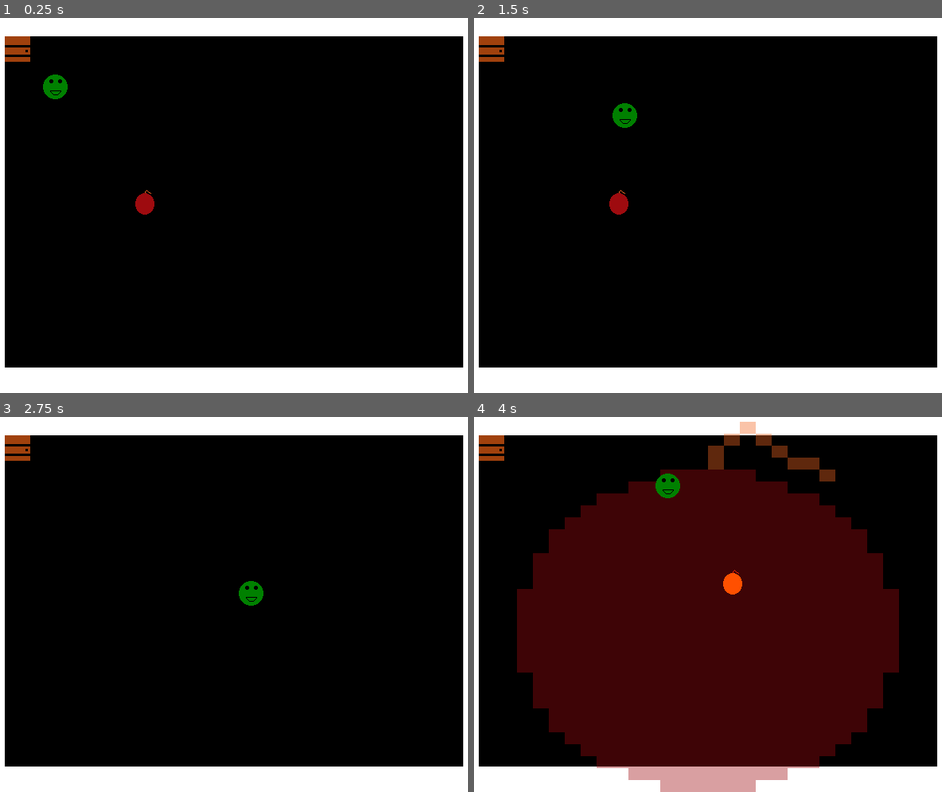
Above: before the commit, frames 1-4 (two rows, left to right).
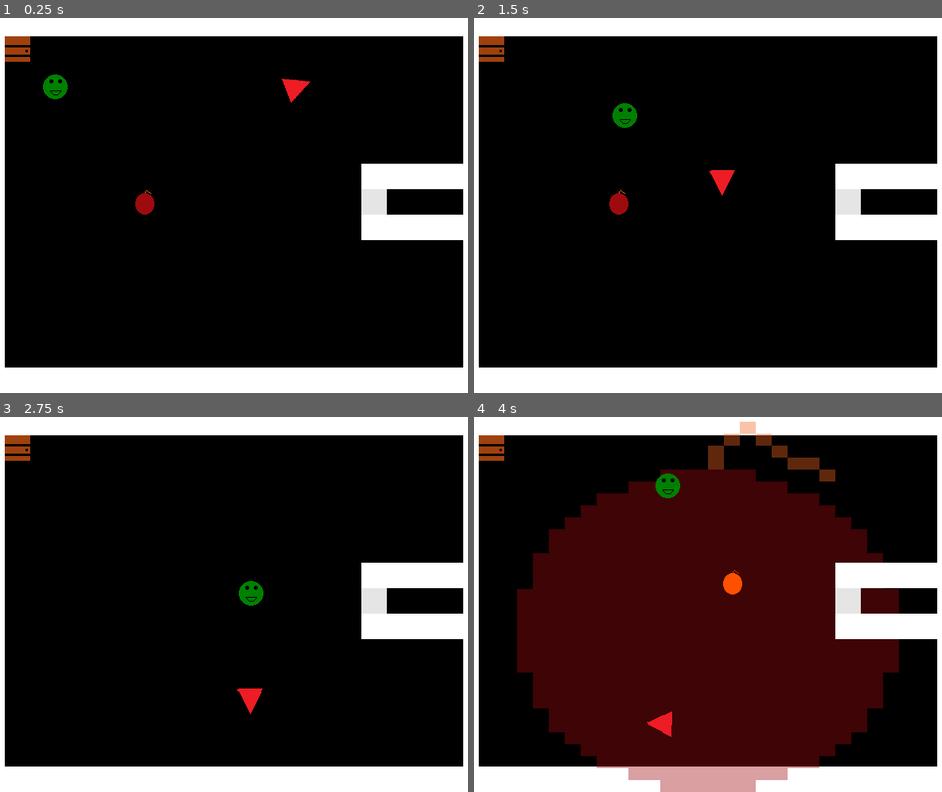
Above: after the commit, the same moments.

Repository: andOlga/game-off-2024
Game: Godot game, scene res://rooms/test_scene.tscn
Two runs of this game, one before a commit and one after it. Both use one fixed random seed, a clock stepped at 60 frames per second and the inputs below. This scene is started directly instead of the project's main scene. Sound files missing from this copy of the repository are replaced by a short silence.
Inputs:
- Up to frame 1 (0.25 s): no input
- Up to frame 2 (1.5 s): tap Enter (action_pause) at 0.5 s; hold Right (move_right) 0.53-1.28 s; tap X (action_item) at 0.6 s; hold Down (move_down) from 1.28 s (still down); tap Space (action_select) at 1.35 s
- Up to frame 3 (2.75 s): release Down (move_down) at 2.03 s; hold Right (move_right) from 2.03 s (still down); tap Z (action_sword) at 2.1 s
- Up to frame 4 (4 s): release Right (move_right) at 2.78 s; hold Up (move_up) 2.78-3.53 s; tap X (action_item) at 2.85 s; hold Left (move_left) from 3.53 s (still down); tap Space (action_select) at 3.6 s

The runs differ from the first frame. In frame 1, 3.5% of the frame differs, in the area x 60-99%, y 16-60%; in frame 2, 3.5%; in frame 3, 3.5%; in frame 4, 3.5%, in the area x 36-99%, y 38-86%.

Commit message:
Implement CrackedWall

Diff:
--- a/game_objects/interactives/bomb/placed_bomb_explosion.gd
+++ b/game_objects/interactives/bomb/placed_bomb_explosion.gd
@@ -7,7 +7,8 @@
 		body.hurt()
 	elif body is BaseEnemy:
 		body.kill()
-	# TODO: Add CrackedWall
+	elif body is CrackedWall:
+		body.queue_free()
 
 func _on_vaporize_timer_timeout() -> void:
 	queue_free()
--- a/game_objects/obstacles/!obstacle_tiles.tres
+++ b/game_objects/obstacles/!obstacle_tiles.tres
@@ -1,12 +1,14 @@
-[gd_resource type="TileSet" load_steps=4 format=3 uid="uid://d1rp48liwmrka"]
+[gd_resource type="TileSet" load_steps=5 format=3 uid="uid://d1rp48liwmrka"]
 
 [ext_resource type="PackedScene" uid="uid://cxu0hldj0bn5g" path="res://game_objects/obstacles/wall.tscn" id="1_2kc2a"]
 [ext_resource type="PackedScene" uid="uid://btg3mstd4ic4k" path="res://game_objects/obstacles/water.tscn" id="2_v5y72"]
+[ext_resource type="PackedScene" uid="uid://db4habag4xtxi" path="res://game_objects/obstacles/cracked_wall.tscn" id="3_v5y72"]
 
 [sub_resource type="TileSetScenesCollectionSource" id="TileSetScenesCollectionSource_sn2kl"]
 resource_name = "Enemies"
 scenes/1/scene = ExtResource("1_2kc2a")
 scenes/2/scene = ExtResource("2_v5y72")
+scenes/4/scene = ExtResource("3_v5y72")
 
 [resource]
 tile_size = Vector2i(32, 32)
--- /dev/null
+++ b/game_objects/obstacles/cracked_wall.gd
@@ -0,0 +1,3 @@
+class_name CrackedWall extends StaticBody2D
+
+# This script intentionally left blank.
--- /dev/null
+++ b/game_objects/obstacles/cracked_wall.tscn
@@ -0,0 +1,11 @@
+[gd_scene load_steps=4 format=3 uid="uid://db4habag4xtxi"]
+
+[ext_resource type="PackedScene" uid="uid://cxu0hldj0bn5g" path="res://game_objects/obstacles/wall.tscn" id="1_5wek3"]
+[ext_resource type="Script" uid="uid://57ywuwfekj56" path="res://game_objects/obstacles/cracked_wall.gd" id="2_aymwt"]
+[ext_resource type="Texture2D" uid="uid://5aookpedjlnx" path="res://sprite_images/sCrackedWall.png" id="2_cq8au"]
+
+[node name="CrackedWall" instance=ExtResource("1_5wek3")]
+script = ExtResource("2_aymwt")
+
+[node name="Sprite" parent="." index="0"]
+texture = ExtResource("2_cq8au")
--- a/rooms/test_scene.tscn
+++ b/rooms/test_scene.tscn
@@ -1,10 +1,12 @@
-[gd_scene load_steps=8 format=3 uid="uid://bx2cxunaqj8tk"]
+[gd_scene load_steps=10 format=4 uid="uid://bx2cxunaqj8tk"]
 
 [ext_resource type="PackedScene" uid="uid://dydo5qirh645o" path="res://game_objects/player.tscn" id="1_uhqqe"]
 [ext_resource type="PackedScene" uid="uid://be5awa77y8ldh" path="res://game_objects/obstacles/room_box.tscn" id="4_2nij2"]
 [ext_resource type="PackedScene" uid="uid://dd4k87pwls1tp" path="res://utilities/pause_screen.tscn" id="5_2nij2"]
 [ext_resource type="PackedScene" uid="uid://dri8ned6r7ccs" path="res://game_objects/items/!inventory.tscn" id="5_ga0av"]
 [ext_resource type="PackedScene" uid="uid://cw5puwn2lyiir" path="res://game_objects/items/bomb.tscn" id="6_t8c02"]
+[ext_resource type="TileSet" uid="uid://d1rp48liwmrka" path="res://game_objects/obstacles/!obstacle_tiles.tres" id="7_t8c02"]
+[ext_resource type="PackedScene" uid="uid://bagl5p3l6tq7l" path="res://game_objects/enemies/flyer.tscn" id="8_l0ufh"]
 [ext_resource type="PackedScene" uid="uid://cdmvtimmcv48g" path="res://game_objects/obstacles/room_exit.tscn" id="16_fcyy2"]
 
 [sub_resource type="GDScript" id="GDScript_0w6vg"]
@@ -30,3 +32,10 @@
 
 [node name="Bomb" parent="Inventory" instance=ExtResource("6_t8c02")]
 position = Vector2(192, 224)
+
+[node name="TileMapLayer" type="TileMapLayer" parent="."]
+tile_map_data = PackedByteArray("AAASAAYAAQAAAAAAAQARAAYAAQAAAAAAAQAQAAYAAQAAAAAAAQAPAAYAAQAAAAAAAQASAAgAAQAAAAAAAQARAAgAAQAAAAAAAQAQAAgAAQAAAAAAAQAPAAgAAQAAAAAAAQAPAAcAAQAAAAAABAA=")
+tile_set = ExtResource("7_t8c02")
+
+[node name="Flyer" parent="." instance=ExtResource("8_l0ufh")]
+position = Vector2(352, 96)
Not shown, added: game_objects/obstacles/cracked_wall.gd.uid
